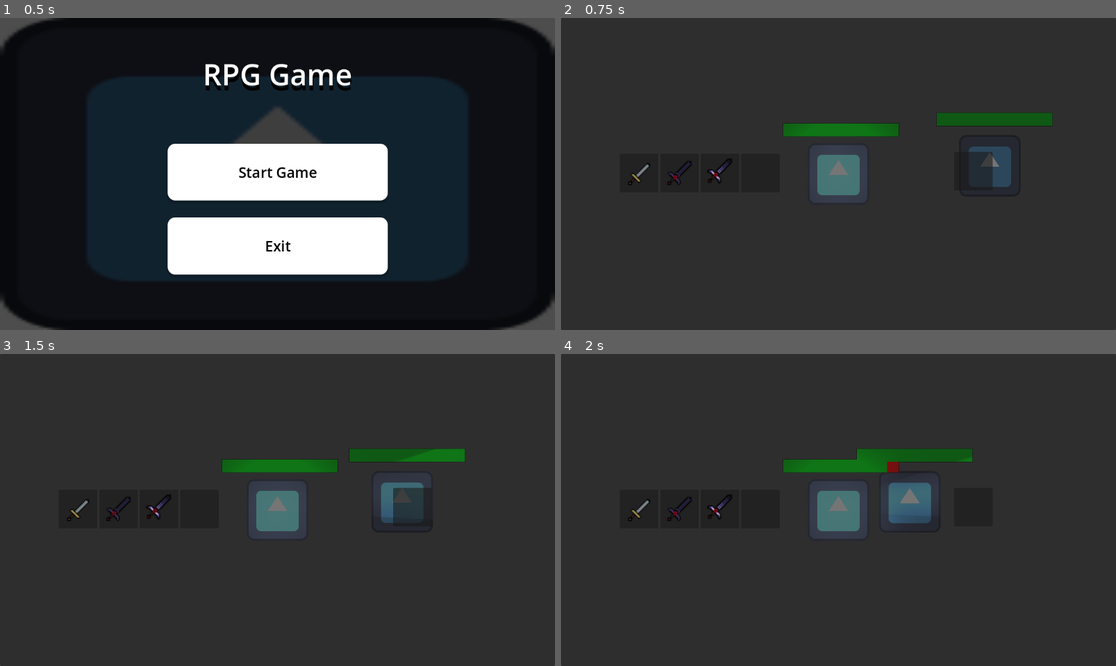
Above: before the commit, frames 1-4 (two rows, left to right).
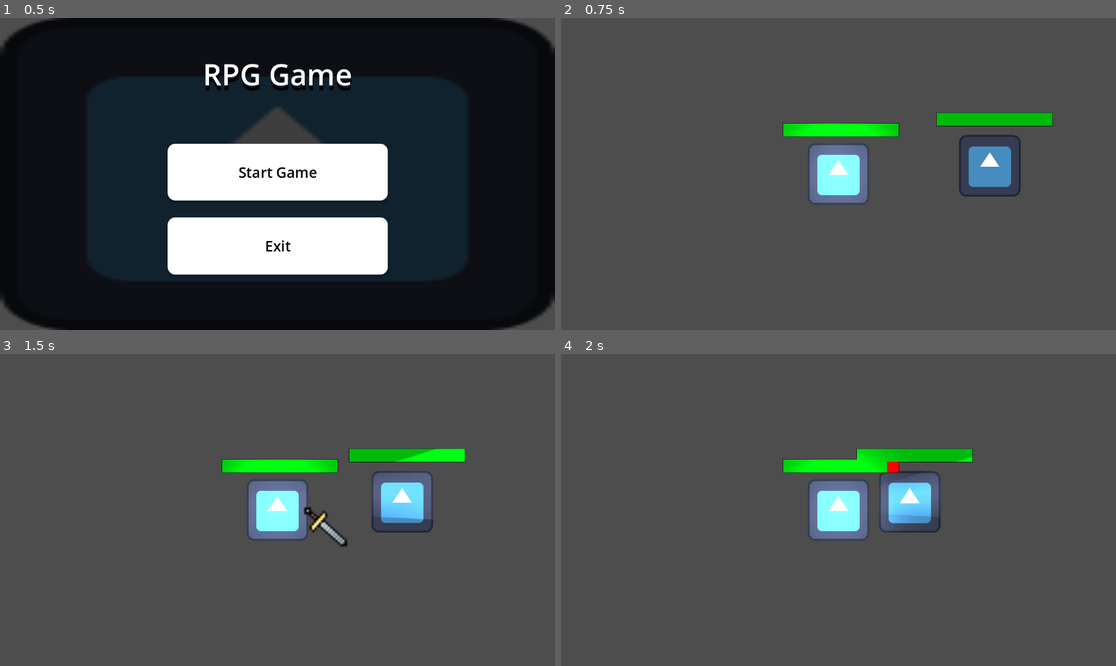
Above: after the commit, the same moments.

Repository: TDMXFFTF/RPG-GAME123
Game: Godot game, scene res://main_menu.tscn
The game is run twice, just before and just after one commit, with the same random seed, the same clock (stepped at 60 frames per second) and the same inputs. The engine's default icon, where the game draws it, is replaced by a stand-in: a white triangle on a blue panel in a dark square.
Inputs (mouse positions are in pixels of both pictures, inside the frame that each line leads up to):
- Up to frame 1 (0.5 s): no input
- Up to frame 2 (0.75 s): click "Start Game" at 0.5 s
- Up to frame 3 (1.5 s): tap Enter at 1.25 s; move the mouse to (399, 494) at 1.27 s; press the mouse at (399, 494) at 1.28 s; hold D (right) from 1.28 s (still down)
- Up to frame 4 (2 s): keep holding D (right)

Frame 1 is identical in both runs. In frame 2, 100% of the frame differs, in the area x 0-100%, y 0-100%; in frame 3, 100%; in frame 4, 100%.

Commit message:
buggy inv

Diff:
--- a/new-game-project/game.tscn
+++ b/new-game-project/game.tscn
@@ -1,56 +1,15 @@
-[gd_scene load_steps=6 format=3 uid="uid://c5p0o25nxbj2p"]
+[gd_scene load_steps=4 format=3 uid="uid://c5p0o25nxbj2p"]
 
 [ext_resource type="PackedScene" uid="uid://bjjy23482ltfb" path="res://player.tscn" id="1_oj6ds"]
-[ext_resource type="Script" path="res://inventory.gd" id="2_1ba64"]
 [ext_resource type="PackedScene" uid="uid://s1qekke3u7nt" path="res://mob.tscn" id="2_pnsiy"]
-[ext_resource type="PackedScene" uid="uid://b52xi0gtsmq6p" path="res://slot.tscn" id="3_8k5dn"]
-[ext_resource type="Script" path="res://character.gd" id="4_436i6"]
+[ext_resource type="PackedScene" uid="uid://dglockys4nn4b" path="res://inventory.tscn" id="2_pwy1j"]
 
 [node name="Game" type="Node2D"]
 
 [node name="Mob" parent="." instance=ExtResource("2_pnsiy")]
 position = Vector2(859, 326)
 
-[node name="UI" type="CanvasLayer" parent="."]
-
-[node name="Manager" type="Panel" parent="UI"]
-anchors_preset = 15
-anchor_right = 1.0
-anchor_bottom = 1.0
-grow_horizontal = 2
-grow_vertical = 2
-
-[node name="Inventory" type="GridContainer" parent="UI/Manager"]
-layout_mode = 0
-offset_left = 122.0
-offset_top = 282.0
-offset_right = 454.0
-offset_bottom = 362.0
-columns = 5
-script = ExtResource("2_1ba64")
-
-[node name="Slot" parent="UI/Manager/Inventory" instance=ExtResource("3_8k5dn")]
-layout_mode = 2
-
-[node name="Slot2" parent="UI/Manager/Inventory" instance=ExtResource("3_8k5dn")]
-layout_mode = 2
-
-[node name="Slot3" parent="UI/Manager/Inventory" instance=ExtResource("3_8k5dn")]
-layout_mode = 2
-
-[node name="Slot4" parent="UI/Manager/Inventory" instance=ExtResource("3_8k5dn")]
-layout_mode = 2
-
-[node name="Character" type="GridContainer" parent="UI/Manager"]
-layout_mode = 0
-offset_left = 816.0
-offset_top = 278.0
-offset_right = 896.0
-offset_bottom = 358.0
-script = ExtResource("4_436i6")
-
-[node name="Slot" parent="UI/Manager/Character" instance=ExtResource("3_8k5dn")]
-layout_mode = 2
+[node name="Inventory" parent="." instance=ExtResource("2_pwy1j")]
 
 [node name="Player" parent="." instance=ExtResource("1_oj6ds")]
 position = Vector2(545, 343)
--- /dev/null
+++ b/new-game-project/inventory.tscn
@@ -0,0 +1,49 @@
+[gd_scene load_steps=5 format=3 uid="uid://dglockys4nn4b"]
+
+[ext_resource type="Script" path="res://manager.gd" id="1_psobt"]
+[ext_resource type="Script" path="res://inventory.gd" id="2_1ynk3"]
+[ext_resource type="PackedScene" uid="uid://b52xi0gtsmq6p" path="res://slot.tscn" id="3_b2hdj"]
+[ext_resource type="Script" path="res://character.gd" id="4_6tnjj"]
+
+[node name="Inventory" type="CanvasLayer"]
+
+[node name="Manager" type="Panel" parent="."]
+visible = false
+anchors_preset = 15
+anchor_right = 1.0
+anchor_bottom = 1.0
+grow_horizontal = 2
+grow_vertical = 2
+script = ExtResource("1_psobt")
+
+[node name="Inventory" type="GridContainer" parent="Manager"]
+layout_mode = 0
+offset_left = 122.0
+offset_top = 282.0
+offset_right = 454.0
+offset_bottom = 362.0
+columns = 5
+script = ExtResource("2_1ynk3")
+
+[node name="Slot" parent="Manager/Inventory" instance=ExtResource("3_b2hdj")]
+layout_mode = 2
+
+[node name="Slot2" parent="Manager/Inventory" instance=ExtResource("3_b2hdj")]
+layout_mode = 2
+
+[node name="Slot3" parent="Manager/Inventory" instance=ExtResource("3_b2hdj")]
+layout_mode = 2
+
+[node name="Slot4" parent="Manager/Inventory" instance=ExtResource("3_b2hdj")]
+layout_mode = 2
+
+[node name="Character" type="GridContainer" parent="Manager"]
+layout_mode = 0
+offset_left = 816.0
+offset_top = 278.0
+offset_right = 896.0
+offset_bottom = 358.0
+script = ExtResource("4_6tnjj")
+
+[node name="Slot" parent="Manager/Character" instance=ExtResource("3_b2hdj")]
+layout_mode = 2
--- /dev/null
+++ b/new-game-project/manager.gd
@@ -0,0 +1,9 @@
+extends Panel
+
+
+func _input(event):
+	if event.is_action_pressed("inventory"):
+		open_mode()
+
+func open_mode():
+	visible = not visible
--- a/new-game-project/project.godot
+++ b/new-game-project/project.godot
@@ -42,6 +42,11 @@
 "events": [Object(InputEventMouseButton,"resource_local_to_scene":false,"resource_name":"","device":-1,"window_id":0,"a …(253 unchanged characters)…
 ]
 }
+inventory={
+"deadzone": 0.5,
+"events": [Object(InputEventKey,"resource_local_to_scene":false,"resource_name":"","device":-1,"window_id":0,"alt_pressed":false,"shift_pressed":false,"ctrl_pressed":false,"meta_pressed":false,"pressed":false,"keycode":0,"physical_keycode":4194306,"key_label":0,"unicode":0,"location":0,"echo":false,"script":null)
+]
+}
 
 [rendering]
 
